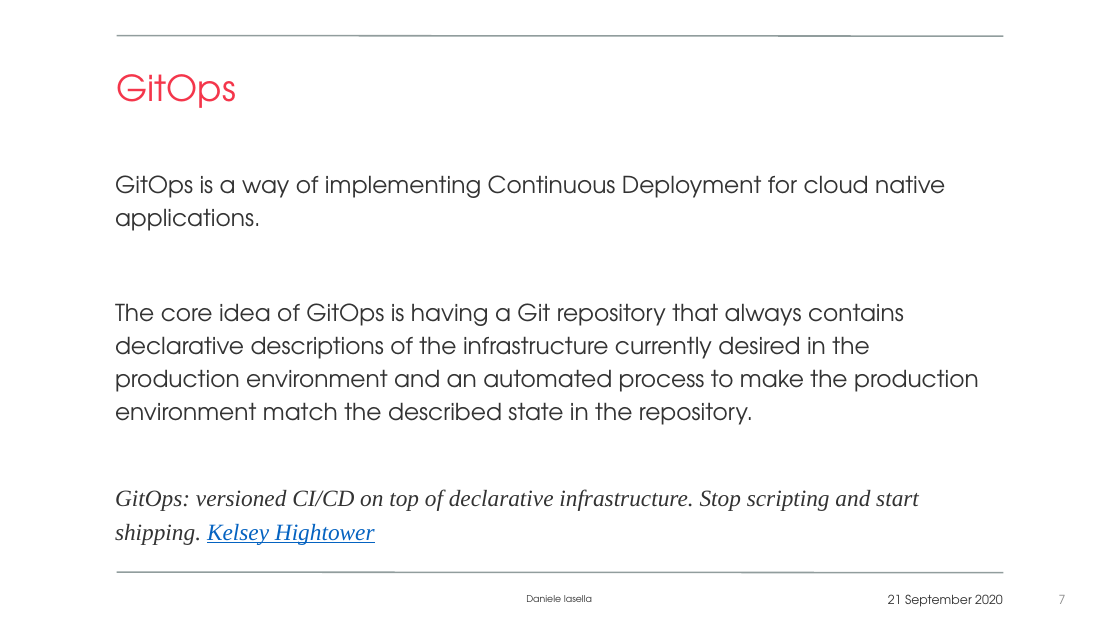
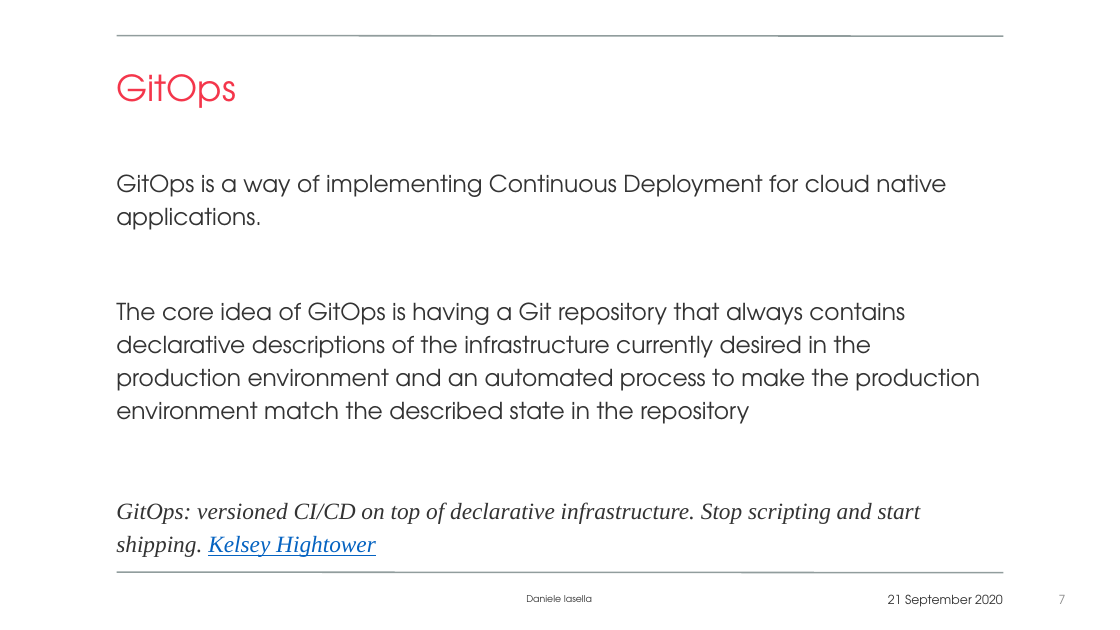
Before and after one commit to overbit/presentations, a slide deck: slide 7 of CICD for distributed teams.pptx. Drawn at 1120x630 pixels with LibreOffice and Linux fonts; fonts in the diff are those of the drawing; background and template pictures are left out. Boxes give left, top, right and bottom in pixels: in the first picture for what was removed or moved away, otherwise in the second. Text is boxed around its words. In the diff, an @@ line names an element or a change of style, - is before the commit and + after.

```diff
--- a/CICD for distributed teams.pptx
+++ b/CICD for distributed teams.pptx
@@ text at [116, 302, 980, 557]: text changed @@
-The core idea of GitOps is having a Git repository that always contains declarative descriptions of the infrastructure currently desired in the production environment and an automated process to make the production environment match the described state in the repository.
+The core idea of GitOps is having a Git repository that always contains declarative descriptions of the infrastructure currently desired in the production environment and an automated process to make the production environment match the described state in the repository
+GitOps: versioned CI/CD on top of declarative infrastructure. Stop scripting and start shipping. Kelsey Hightower
@@ text removed at [115, 489, 919, 545] @@
-GitOps: versioned CI/CD on top of declarative infrastructure. Stop scripting and start shipping. Kelsey Hightower
```
Also in this commit, not shown: 4 other slides changed, 2 slides added.
